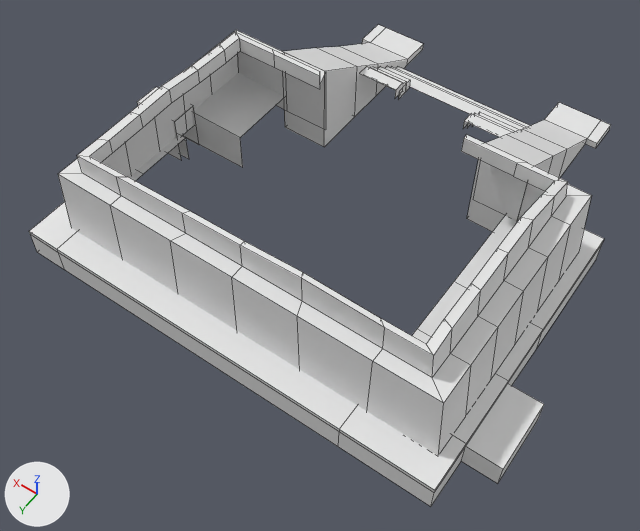
One commit to the Blender file blender_files/E1/Piramide Uno.blend: the scene before it, then after it.
Before and after are seen from a 50 mm lens placed at (-4.79, 6.55, 10.31), pointed at (-0.21, 0.14, 0.23). The axes (+X, +Y, +Z) are drawn at lower left. The lights are the same throughout. Mesh edges are drawn as thin lines.

The first picture shows 'Cuerpo'.
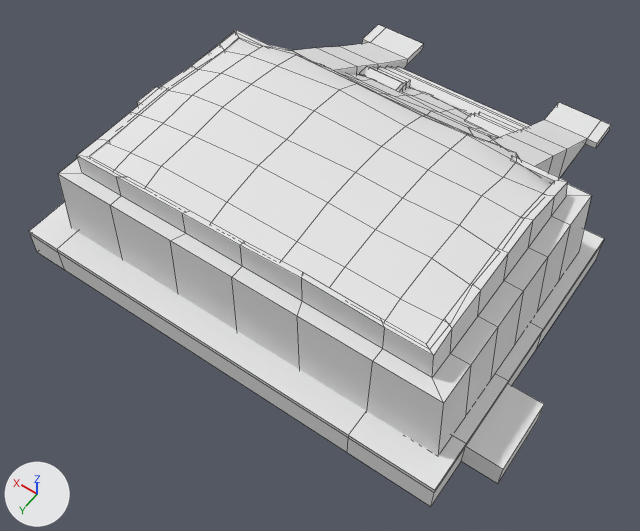
What differs and where, as boxes [x1, y1, x2, y2] in the pictures (640 x 531 px):
part 1 of me_cube_002, added: after [90, 38, 550, 344]
part 2 of me_cube_002, cut back: [57, 135, 604, 506] in both
part 3 of me_cube_002, cut back: before [179, 32, 357, 167]; after [236, 32, 357, 74]

Patch to the scene script:
```diff
--- a/blender_files/E1/Piramide Uno.blend.py
+++ b/blender_files/E1/Piramide Uno.blend.py
@@ mat_material @@
+mat_material = diffuse_material('Material')
+mat_material.base_color = (0.8, 0.8, 0.8)  # white #e7e7e7
@@ me_cube_002 @@
 # used by ob_cuerpo; location = (-1.41, 1.2, 1.13); scale = (0.515, 0.515, 0.515)
 # verts and faces of me_cube_002; kept vertices keep their numbers, new ones are numbered from 317
 # before: 4 (-1.57, -6.11, 1.12), 5 (-3.28, -6.11, 1.12) at pixel (591, 195), 6 (-1.57, -6.11, -1.05), 7 (-3.46, -6.11, -1.05), 22 (-0.15, -6.11, 1.12)
 # before: 23 (-0.15, -6.11, -1.05) at pixel (472, 199), 24 (-1.21, 2.12, -1.01) at pixel (339, 429), 26 (-1.21, 2.12, -1.93) at pixel (338, 446), 30 (-1.21, 0.71, -1.01), 31 (-1.21, -6.92, -1.01)
 # before: 32 (-1.21, -1.37, -1.01) at pixel (417, 328), 35 (-1.21, -6.92, -1.93), 38 (-1.21, 2.12, -1.14) at pixel (339, 431), 42 (-1.21, -6.92, -1.14), 50 (-1.21, -3.24, -1.01) at pixel (454, 281)
 # before: 82 (-1.57, -5.71, 1.12), 83 (-2.76, -5.71, 1.12) at pixel (566, 196), 87 (0.07, -5.71, 1.12), 90 (-1.57, -5.71, 1.61) at pixel (527, 162), 91 (-2.69, -5.71, 1.61) at pixel (567, 181)
 # before: 95 (0.21, -5.71, 1.61) at pixel (466, 134), 158 (-1.35, -5.52, 1.62) at pixel (516, 163), 159 (-2.42, -5.52, 1.62) at pixel (554, 180), 163 (0.2, -5.52, 1.62) at pixel (463, 138), 181 (-1.35, -5.52, 1.15) at pixel (513, 176)
 # before: 182 (-2.42, -5.52, 1.15), 186 (0.2, -5.52, 1.15) at pixel (461, 151), 220 (-1.59, -6.08, 1.14), 221 (-0.11, -6.08, 1.14)
 # before: 12 (6.54, -6.96, -1.87), 13 (8.96, -6.96, -1.9), 14 (6.54, -6.96, -0.61), 15 (8.93, -6.96, -0.55), 16 (6.54, -3.88, -1.87) at pixel (242, 167)
 # before: 17 (8.96, -3.88, -1.9) at pixel (183, 136), 18 (6.54, -3.88, -0.61) at pixel (240, 137), 19 (8.93, -3.88, -0.55), 63 (9.27, -3.24, -1.93), 64 (9.27, -3.24, -1.01)
 # before: 65 (9.27, -3.24, -1.14), 68 (8.18, -3.24, -1.01) at pixel (185, 137), 69 (8.18, -3.24, -1.93) at pixel (189, 159), 70 (8.18, -3.24, -1.14) at pixel (186, 140), 93 (6.51, -5.53, 1.62) at pixel (271, 48)
 # before: 244 (5.03, -6.08, 1.14) at pixel (324, 71), 245 (6.57, -6.08, 1.14) at pixel (281, 51)
-me_cube_002.from_pydata(...)  # 317 vertices, 224 faces; spans x -4.83..9.83, y -12.01..2.12, z -1.95..2.12
+me_cube_002.from_pydata(...)  # 429 vertices, 315 faces; spans x -4.83..9.83, y -12.01..2.12, z -1.95..2.28
+# me_cube_002 part 1: a new loose piece of 120 vertices spanning x -2.67..7.71, y -9.4..0.75, z -1.16..2.28, in mat_material (white #e7e7e7)
+# me_cube_002 part 2
+delete_vertices([4, 6, 22, 23, 87, 90, 95, 158, 163, 186])  # with the faces that use them
+for i in [24, 26, 30, 31, 32, 35, 38, 42, 50]: verts[i] += (-0.27, 0.0, 0.0)
+verts[220] = (-1.58, -6.1, 1.1)  # moved
+verts[221] = (-0.11, -6.11, 1.1)  # moved
+verts[317] = (-1.28, -6.13, 1.12)
+verts[318] = (-1.26, -6.13, -1.05)
+verts[319] = (-1.12, -5.71, 1.61)  # pixel (511, 155)
+verts[320] = (-1.18, -5.52, 1.62)  # pixel (510, 160)
+faces += [(5, 7, 318, 317), (5, 317, 82, 83), (82, 319, 91, 83), (91, 319, 320, 159), (159, 320, 181, 182)]
+# me_cube_002 part 3
+delete_vertices([69, 70])  # with the faces that use them
+delete_faces([(12, 14, 15, 13), (16, 17, 19, 18), (13, 15, 19, 17)])
+verts[93] = (6.51, -5.55, 1.56)  # moved
+verts[244] = (5.03, -6.1, 1.12)  # moved
+verts[245] = (6.57, -6.1, 1.12)  # moved
+faces += [(12, 13, 15, 14), (16, 18, 19, 17), (13, 17, 19, 15)]
+me_cube_002.materials.append(mat_material)  # white #e7e7e7
```
